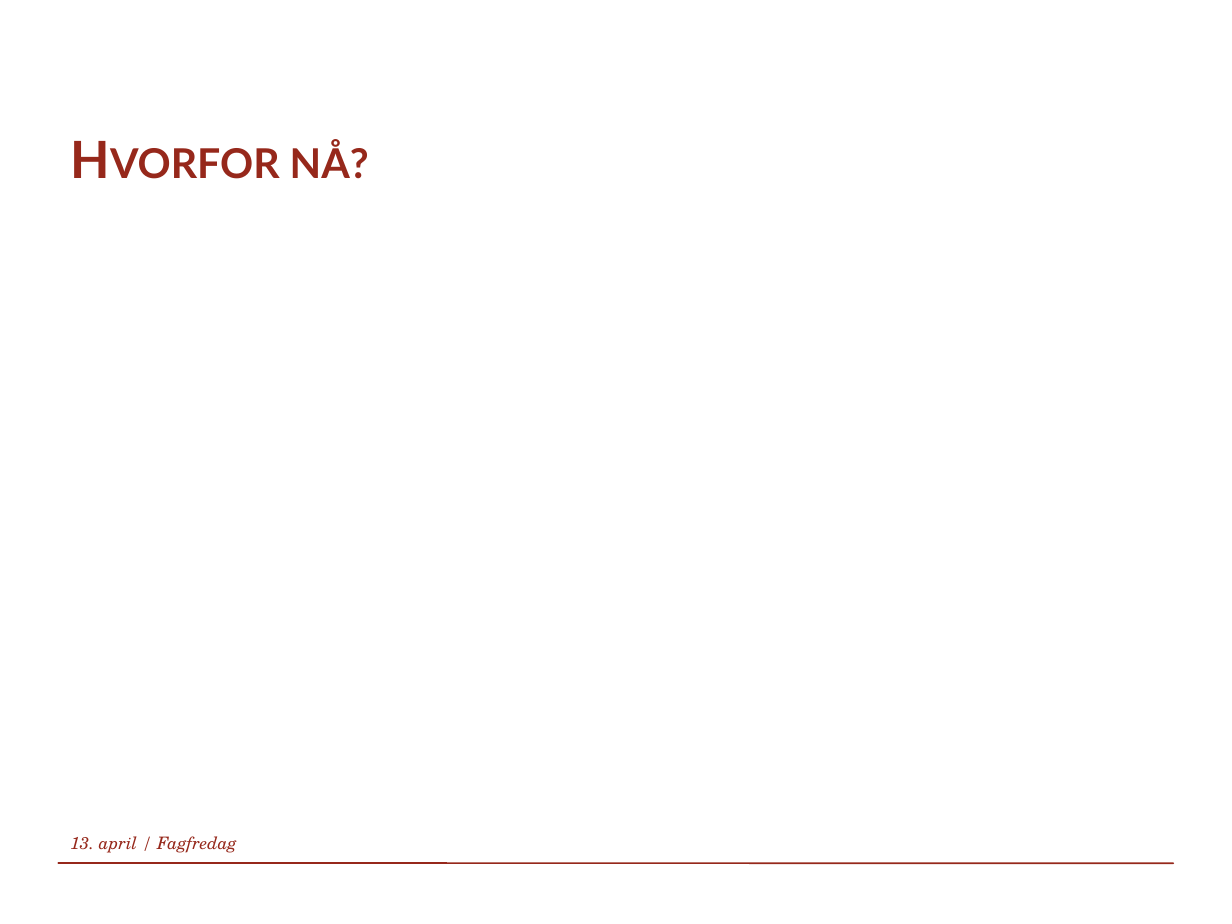
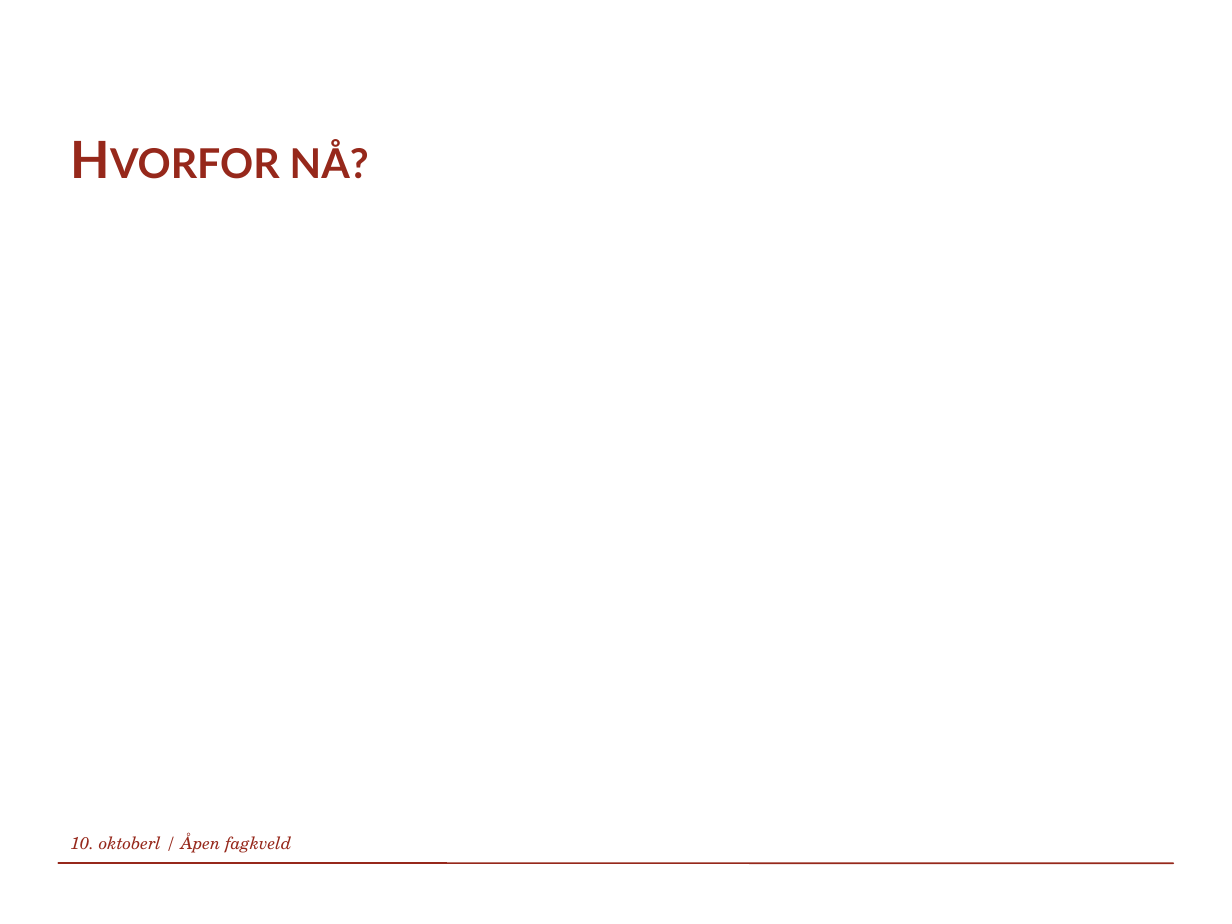
Before and after one commit to mariusin79/FagkveldOktober, a slide deck: slide 3 of Slides/Polyglot persistence.pptx. Drawn at 1232x924 pixels with LibreOffice and Linux fonts; fonts in the diff are those of the drawing; background and template pictures are left out. Boxes give left, top, right and bottom in pixels: in the first picture for what was removed or moved away, otherwise in the second. Text is boxed around its words. In the diff, an @@ line names an element or a change of style, - is before the commit and + after.

```diff
--- a/Slides/Polyglot persistence.pptx
+++ b/Slides/Polyglot persistence.pptx
@@ text at [70,832,291,853]: text changed @@
-13. april / Fagfredag
+10. oktoberl / Åpen fagkveld
```
Also in this commit, not shown: 7 other slides changed, 16 slides added, 6 slides removed.
